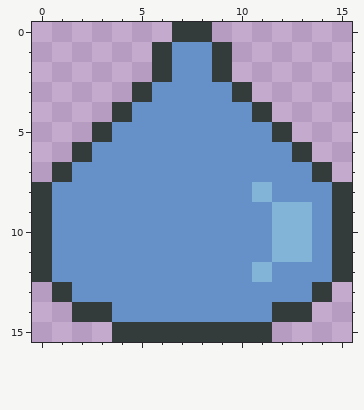
Two states of a pixel-art sprite, img/droppables/water.png. The picture above was drawn from the file before the commit.
The file is 16x16 pixels.
The result:
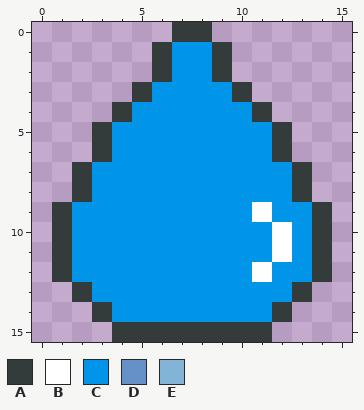
Palette (. is transparent): A #333c3a  B #ffffff  C #0095e9  D #6691c8  E #82b4d8
Author's note on the commit: windows export + water sprite
Changes in this commit:
Changed rows in their new state; - is an unchanged pixel.
first column x 0:
 1 -------CC-------
 2 -------CC-------
 3 ------CCCC------
 4 -----CCCCCC-----
 5 ----CCCCCCCC----
 6 --.ACCCCCCCCA.--
 7 -.ACCCCCCCCCCA.-
 8 ..ACCCCCCCCCCA..
 9 .ACCCCCCCCCBCCA.
10 .ACCCCCCCCCCBCA.
11 .ACCCCCCCCCCBCA.
12 .ACCCCCCCCCBCCA.
13 -.ACCCCCCCCCCA.-
14 --.-CCCCCCCC-.--
Pixel boxes of the changes (left, top, right, bottom) in both pictures:
changed: (32, 42, 352, 322)
